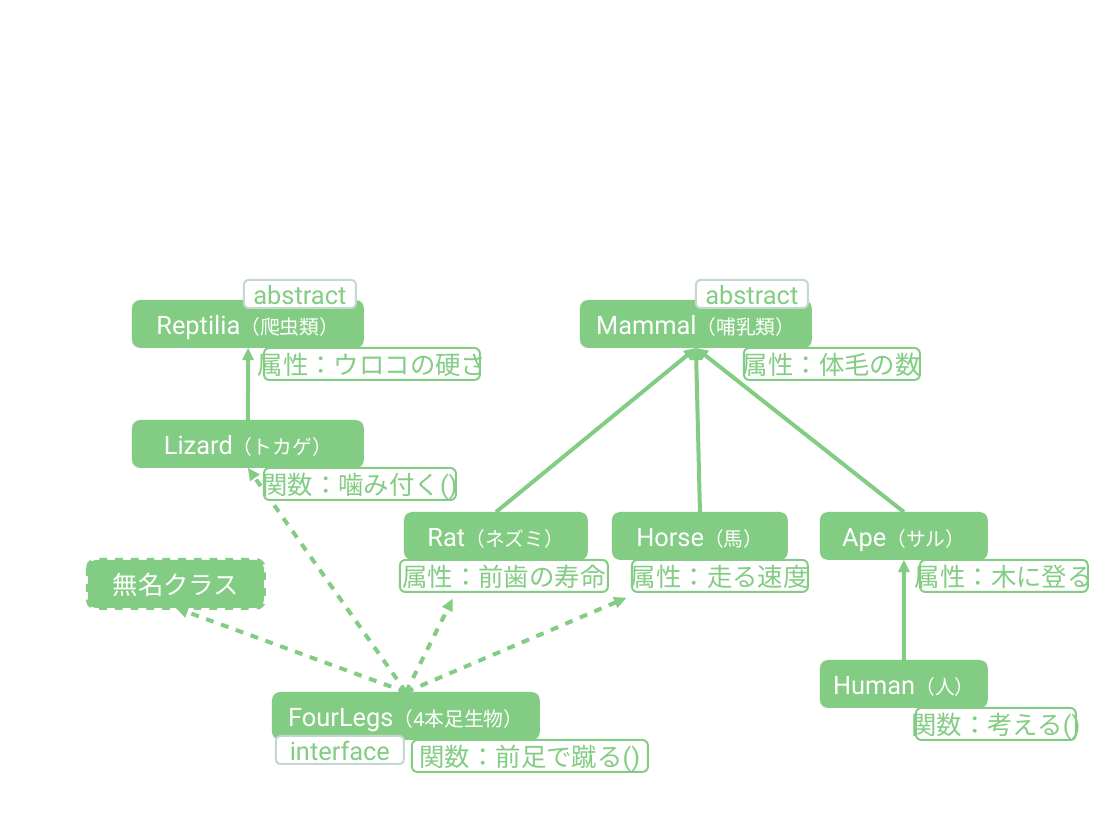
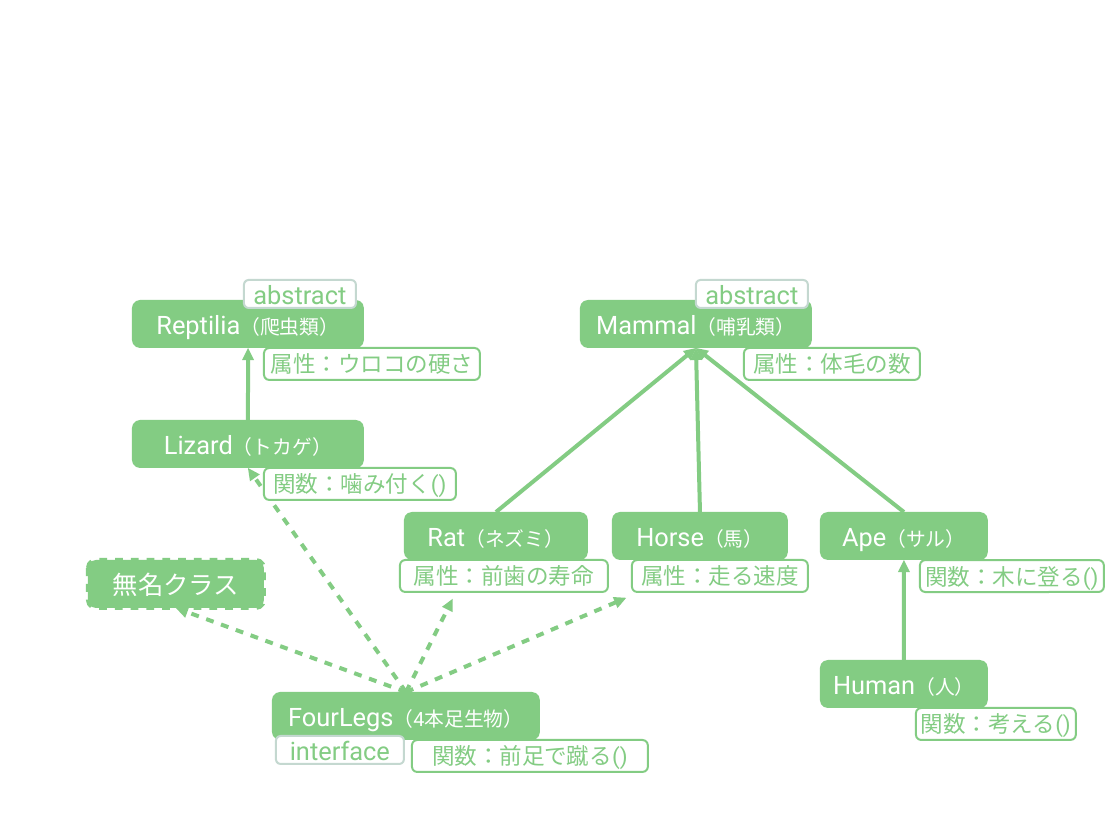
Before and after one commit to gramin-programming/kids-programming-resource, a slide deck: slide 30 of Java の抽象クラス・インタフェース・無名クラスを理解しよう.odp. Drawn at 1120x840 pixels with LibreOffice and Linux fonts; fonts in the diff are those of the drawing; background and template pictures are left out. Boxes give left, top, right and bottom in pixels: in the first picture for what was removed or moved away, otherwise in the second. Text is boxed around its words. In the diff, an @@ line names an element or a change of style, - is before the commit and + after.

```diff
--- a/Java の抽象クラス・インタフェース・無名クラスを理解しよう.odp
+++ b/Java の抽象クラス・インタフェース・無名クラスを理解しよう.odp
@@ rounded rectangle "関数：木に登る()": place and size @@
-rounded rectangle "関数：木に登る()" at (921,560,1088,592)
+rounded rectangle "関数：木に登る()" at (921,560,1105,592)
@@ text in rounded rectangle at (925,566,1098,590): text changed; size 18 to 16 pt @@
-属性：木に登る
+関数：木に登る()
@@ size 18 to 16 pt in 7 elements at (744,349,920,380), (413,740,648,771), (264,349,481,380), (264,469,456,500), (400,560,609,592), (632,560,808,592), (917,708,1076,740) @@
```
Also in this commit, not shown: 30 other slides changed, 1 slide added, 1 other file.
